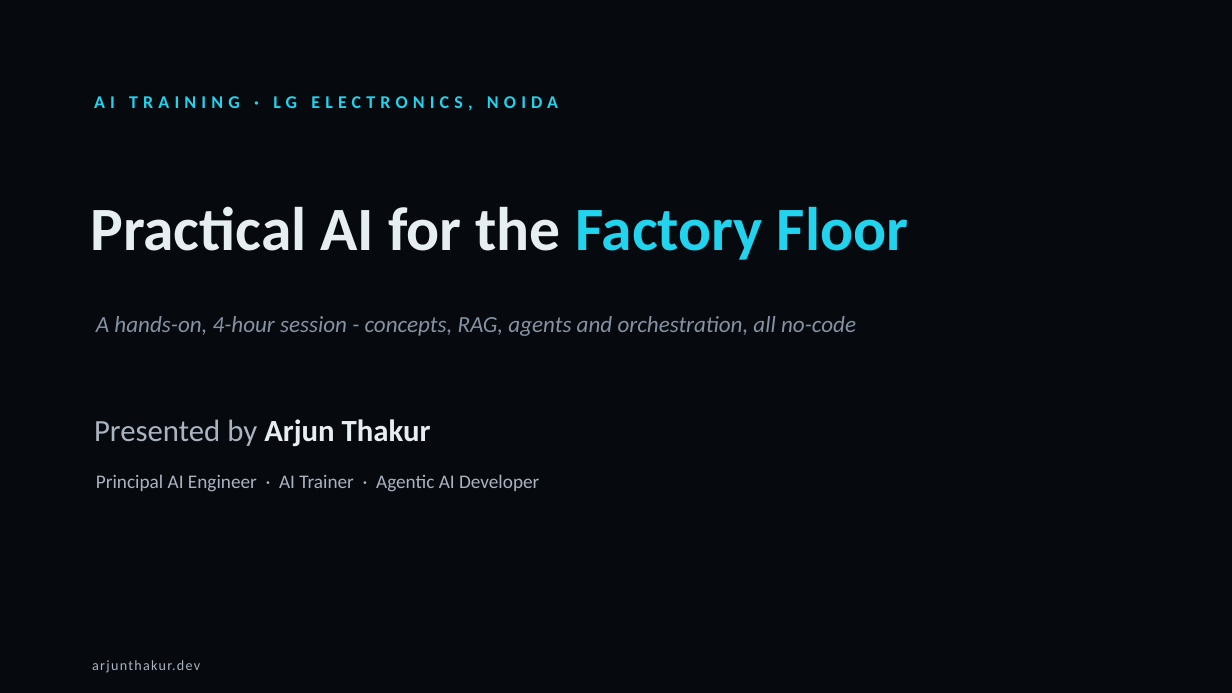
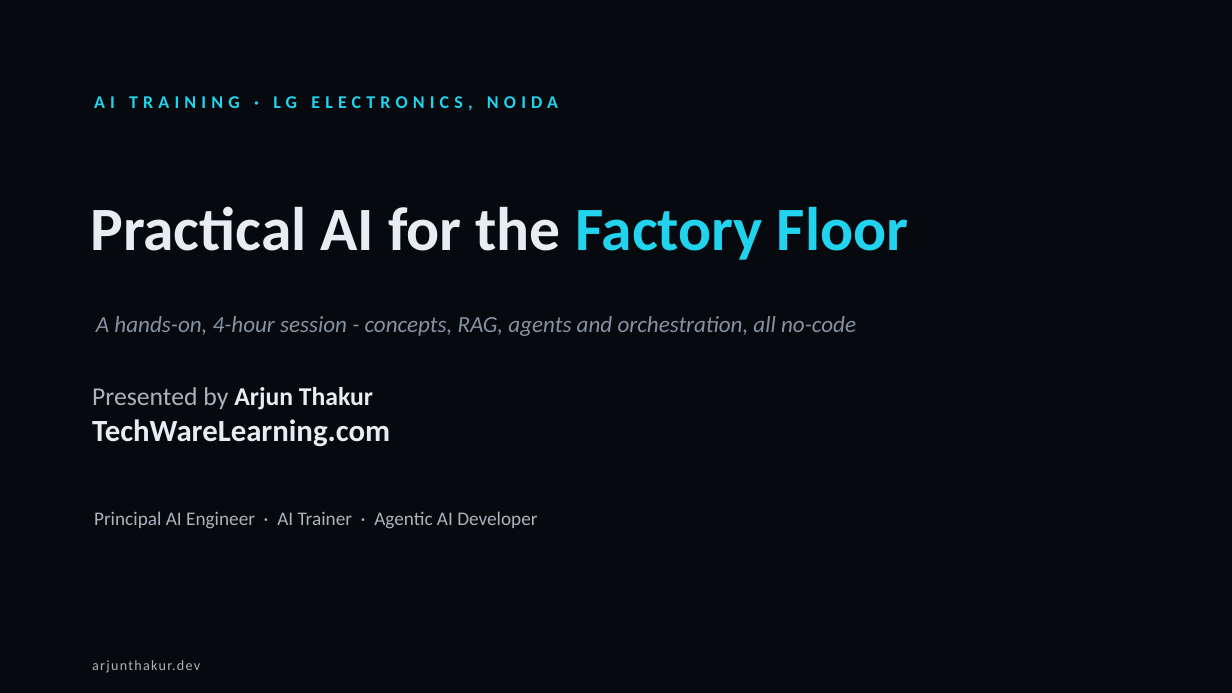
Before and after one commit to thakurarjun247/lgelectronics, a slide deck: slide 1 of final-LG-AI-Training-4hr.pptx. Drawn at 1232x693 pixels with LibreOffice and Linux fonts; fonts in the diff are those of the drawing. Boxes give left, top, right and bottom in pixels: in the first picture for what was removed or moved away, otherwise in the second. Text is boxed around its words. In the diff, an @@ line names an element or a change of style, - is before the commit and + after.

Commit message:
added final slides

```diff
--- a/final-LG-AI-Training-4hr.pptx
+++ b/final-LG-AI-Training-4hr.pptx
@@ text at <box>92,387,390,447</box>: text changed; size 24 to 20 pt; text colour #AAB4C0 to #E6EDF3; bold on @@
-Presented by Arjun Thakur
+Presented by Arjun Thakur
+TechWareLearning.com
@@ text "Principal AI Engineer · AI ...": place and size @@
-text "Principal AI Engineer · AI ..." at <box>96,474,539,492</box>
+text "Principal AI Engineer · AI ..." at <box>94,511,537,529</box>
```
Also in this commit, not shown: 1 slide removed, 1 other file.
